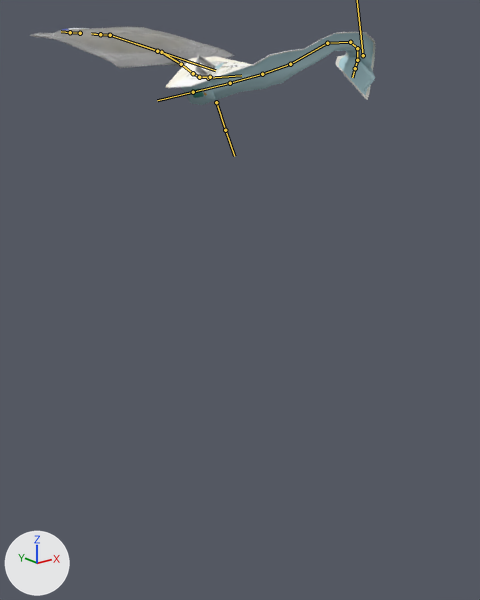
What one commit did to the FBX model care-up/Assets/Resources_moved/Models/catheter_Supertubular.fbx.
Camera for both pictures: a 50 mm lens placed at (-0.597, -0.869, 0.222), pointed at (-0.067, -0.206, -0.044). The lights are fixed; the arrows at lower left show +X, +Y and +Z. Both versions are drawn at frame 1 of the action 'catArm|catheter_Onpatient_Supertubular_SQ1_L_Lib.003'; the numbers are the values there. The bones that bend it are drawn over the model as lines.

Objects in the first picture: 'CathClipClosed', 'CathClipOpened', 'catCover', 'catInner', 'catInnerTop.002', 'catOuter', 'catheter', 'catheter_bag'.
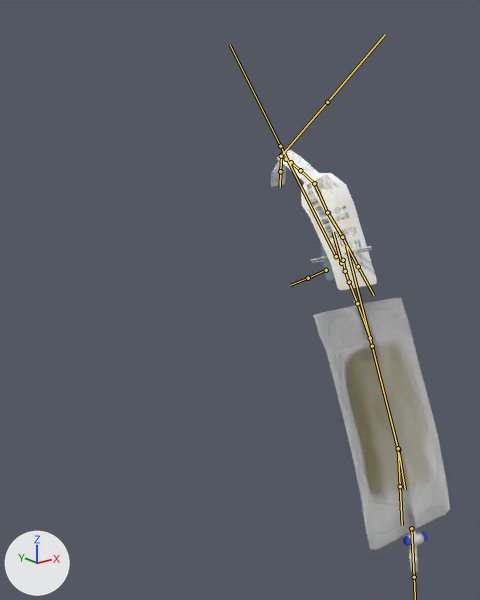
Boxes [x1, y1, x2, y2] around the edits, measured in the pictures (480 x 600 px):
'catheter_bag', posed: before [30, 27, 235, 68]; after [314, 288, 450, 573]
'catCover', posed (49% narrower, 104% taller): before [166, 32, 375, 100]; after [271, 150, 377, 290]
'catOuter', posed: before [181, 33, 375, 105]; after [276, 150, 336, 283]
'catInner', posed (not visible afterwards): before [212, 65, 367, 95]
'CathClipClosed', posed: before [195, 54, 216, 77]; after [346, 246, 372, 253]
'catInnerTop.002', posed (not visible afterwards): before [201, 63, 224, 100]
'catheter', posed (not visible afterwards): before [192, 88, 207, 98]
'CathClipOpened', posed: before [211, 63, 216, 70]; after [311, 251, 350, 263]
bone 'start', root to tip: before (208, 78) to (241, 75); after (341, 263) to (333, 232)
bone 'b.000', root to tip: before (262, 74) to (290, 64); after (327, 212) to (314, 183)
bone 'b.001', root to tip: before (290, 64) to (327, 43); after (314, 183) to (300, 170)
bone 'b.002', root to tip: before (327, 43) to (350, 42); after (300, 170) to (291, 162)
bone 'b.003', root to tip: before (350, 42) to (357, 48); after (291, 162) to (286, 159)
bone 'b.004', root to tip: before (357, 48) to (357, 60); after (286, 159) to (281, 155)
bone 'end', root to tip: before (357, 60) to (355, 68); after (281, 155) to (280, 171)
bone 'b_tube0.001', root to tip: before (199, 77) to (193, 73); after (345, 271) to (349, 282)
bone 'b_tube2', root to tip: before (181, 64) to (161, 52); after (357, 303) to (370, 338)

What the commit changed:
Bone 'start' (bone_start) moves from (0.14, 0.243, 0.236) to (0.003, 0.326, 0.02).
Bone 'start' (bone_start) turns from (-3, -151, 26) to (118, -2, -3) degrees about its own x, y and z.
Bone 'b.000' (bone_b_000) turns from (-34, -42, 29) to (-8, -52, -1) degrees about its own x, y and z.
Bone 'b.000' (bone_b_000) is rescaled from (0.7, 0.7, 0.7) to (0.92, 0.92, 0.92).
Bone 'b.001' (bone_b_001) turns from (-18, 23, 12) to (-20, 15, -27) degrees about its own x, y and z.
Bone 'b.001' (bone_b_001) is rescaled from (0.75, 0.75, 0.75) to (0.37, 0.37, 0.37).
Bone 'b.002' (bone_b_002) turns from (-20, 0, -20) to (-1, 3, -2) degrees about its own x, y and z.
Bone 'b.003' (bone_b_003) turns from (-17, 0, -20) to (-2, 2, -4) degrees about its own x, y and z.
Bone 'b.004' (bone_b_004) turns from (-9, -1, -8) to (1, 0, 3) degrees about its own x, y and z.
Bone 'b.004' (bone_b_004) is rescaled from (1.02, 0.99, 1.05) to (1.0, 1.0, 1.0).
Bone 'end' (bone_end) turns from (-3, -53, -136) to (16, -134, -107) degrees about its own x, y and z.
Bone 'end' (bone_end) is rescaled from (1.13, 1.02, 2.06) to (0.9, 1.48, 1.15).
Bone 'b_tube0.001' (bone_b_tube0_001) turns from (-4, 31, 23) to (-3, 7, -11) degrees about its own x, y and z.
Bone 'b_tube2' (bone_b_tube2) turns from (5, -22, -5) to (3, -23, 0) degrees about its own x, y and z.
